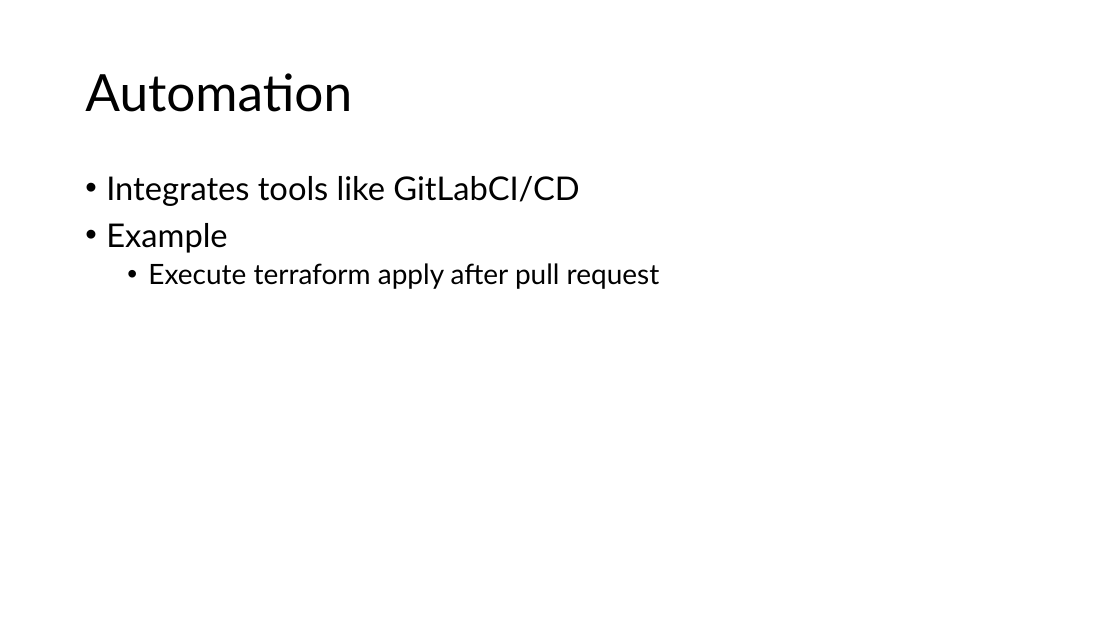
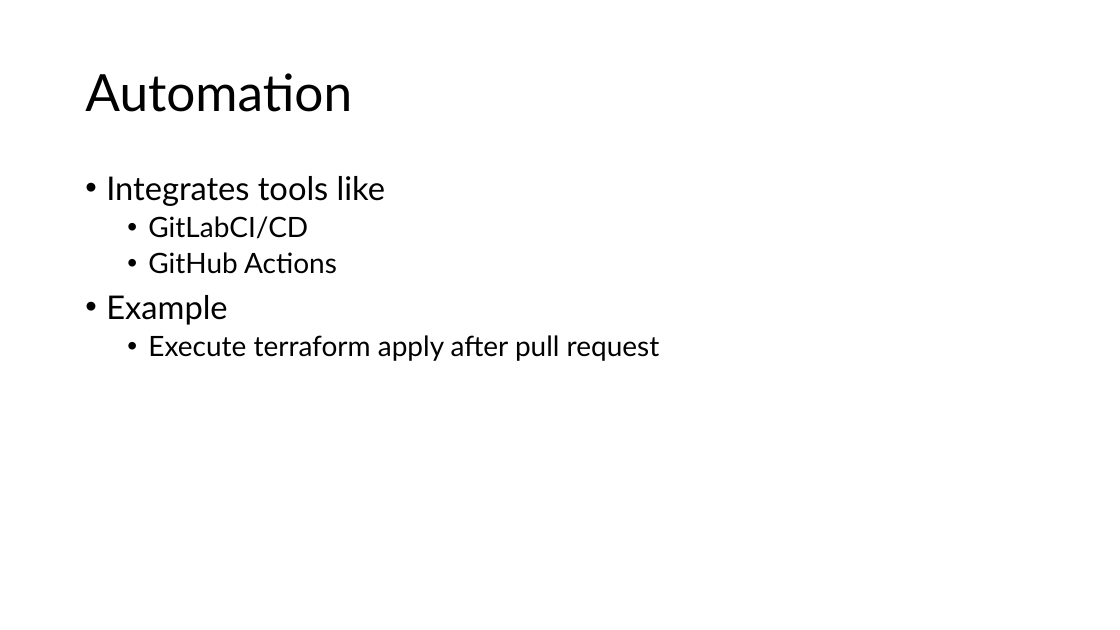
Before and after one commit to sebivenlo/esd-2024-terraform, a slide deck: slide 10 of Presentation/Terraform.pptx (slide 9 before the commit). Drawn at 1120x630 pixels with LibreOffice and Linux fonts; fonts in the diff are those of the drawing. Boxes give left, top, right and bottom in pixels: in the first picture for what was removed or moved away, otherwise in the second. Text is boxed around its words. In the diff, an @@ line names an element or a change of style, - is before the commit and + after.

```diff
--- a/Presentation/Terraform.pptx
+++ b/Presentation/Terraform.pptx
@@ text at <box>106,176,385,274</box>: text changed; size 28 to 24 pt @@
-• Integrates tools like GitLabCI/CD
+• Integrates tools like
+  • GitLabCI/CD
+  • GitHub Actions
```
Also in this commit, not shown: 3 other slides changed, 4 slides added.
